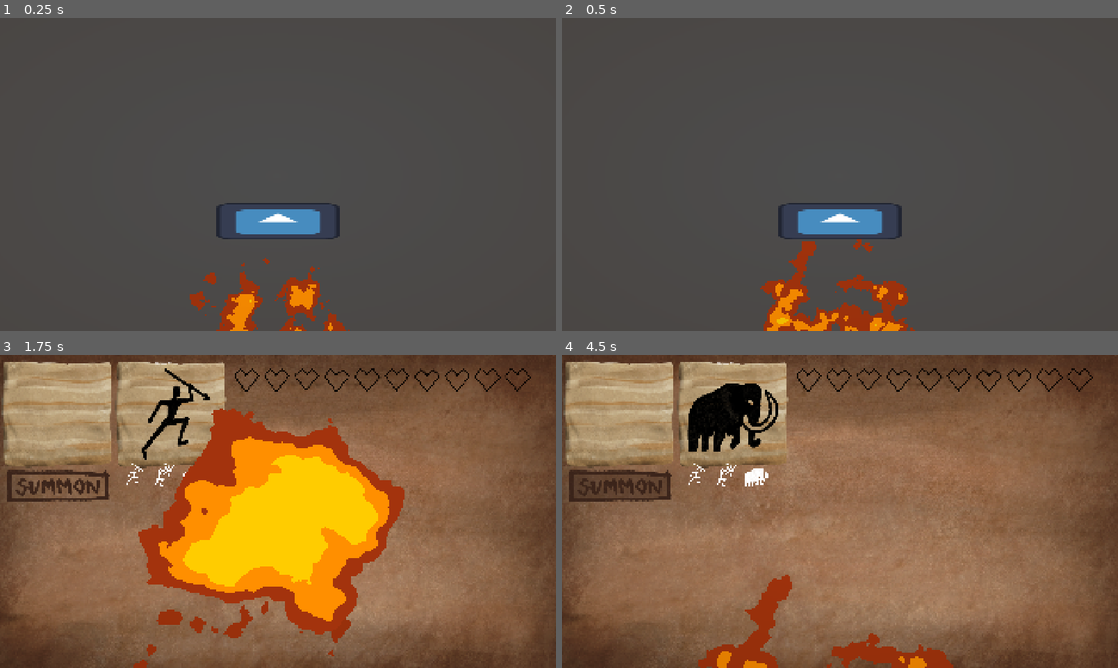
Above: before the commit, frames 1-4 (two rows, left to right).
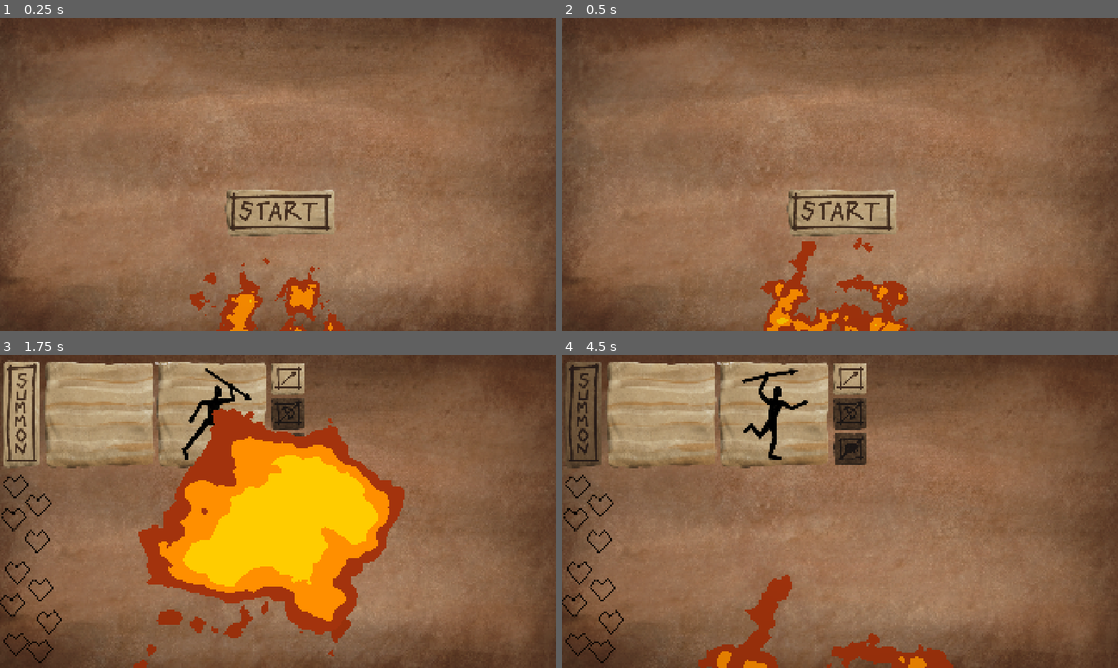
Above: after the commit, the same moments.

Repository: RNSF/ldjam-60
Game: Godot game, scene res://master_scene.tscn
The game is run twice, just before and just after one commit, with the same random seed, the same clock (stepped at 60 frames per second) and the same inputs. The engine's default icon, where the game draws it, is replaced by a stand-in: a white triangle on a blue panel in a dark square. Sound files missing from this copy of the repository are replaced by a short silence.
Inputs (mouse positions are in pixels of both pictures, inside the frame that each line leads up to; where the layout moved, square brackets give the same spot in the first picture):
- Up to frame 1 (0.25 s): no input
- Up to frame 2 (0.5 s): no input
- Up to frame 3 (1.75 s): click (278, 549) [278, 558] at 0.5 s; click (278, 549) [278, 558] at 1.25 s
- Up to frame 4 (4.5 s): click (851, 380) [695, 473] at 2 s; click (723, 473) at 2.77 s; click (756, 477) at 3.52 s; click (584, 414) [623, 489] at 4.25 s

The runs differ from the first frame. In frame 1, 97% of the frame differs, in the area x 0-100%, y 0-100%; in frame 2, 96%; in frame 3, 9.5%; in frame 4, 14%.

Commit message:
asdasdasd

Diff:
--- /dev/null
+++ b/scenes/archer_button.gd
@@ -0,0 +1,9 @@
+extends TextureButton
+
+func _ready() -> void:
+	Global.wave_started.connect(_on_wave_started)
+	_on_wave_started(0)
+
+
+func _on_wave_started(number: int) -> void:
+	disabled = number < 1
--- /dev/null
+++ b/scenes/beast_button.gd
@@ -0,0 +1,9 @@
+extends TextureButton
+
+func _ready() -> void:
+	Global.wave_started.connect(_on_wave_started)
+	_on_wave_started(0)
+
+
+func _on_wave_started(number: int) -> void:
+	disabled = number < 2
--- a/scenes/drawing_canvas.tscn
+++ b/scenes/drawing_canvas.tscn
@@ -13,6 +13,28 @@
 [ext_resource type="Texture2D" uid="uid://cyfvws8b6h423" path="res://sprites/spear3.png" id="9_xsh7j"]
 [ext_resource type="Texture2D" uid="uid://ctp3pivafgq3b" path="res://sprites/archer2.png" id="11_mq30f"]
 [ext_resource type="Texture2D" uid="uid://do7837mqd2gt" path="res://sprites/archer3.png" id="12_8wt2m"]
+[ext_resource type="Texture2D" uid="uid://conpdwi4nd1sg" path="res://sprites/spearbutton1.png" id="14_f1o5w"]
+[ext_resource type="AudioStream" uid="uid://c4jiduppsavut" path="res://audio/sounds/click_1.wav" id="14_y3o2s"]
+[ext_resource type="Texture2D" uid="uid://6ix5ai4jopuf" path="res://sprites/spearbutton3.png" id="15_idqbm"]
+[ext_resource type="AudioStream" uid="uid://cn53kpq0ikwbm" path="res://audio/sounds/click_2.wav" id="15_qmrph"]
+[ext_resource type="Texture2D" uid="uid://d1mvg8jo77sn" path="res://sprites/spearbutton2.png" id="16_5giyk"]
+[ext_resource type="AudioStream" uid="uid://daqwu2hs4da4" path="res://audio/sounds/click_3.wav" id="16_x7ply"]
+[ext_resource type="Texture2D" uid="uid://d3okiu8e66fw" path="res://sprites/archerbutton1.png" id="17_gjrak"]
+[ext_resource type="Texture2D" uid="uid://lxgny8ubsa7n" path="res://sprites/archerbutton3.png" id="18_y3o2s"]
+[ext_resource type="Texture2D" uid="uid://cj4ljc3ejjvol" path="res://sprites/archerbutton2.png" id="19_qmrph"]
+[ext_resource type="Texture2D" uid="uid://d0gs7ywn0ebcd" path="res://sprites/archerbutton4.png" id="20_x7ply"]
+[ext_resource type="Texture2D" uid="uid://cngurwkyqr8i4" path="res://sprites/beastbutton1.png" id="21_by072"]
+[ext_resource type="Texture2D" uid="uid://bkcuuigseiqjp" path="res://sprites/beastbutton3.png" id="22_xday3"]
+[ext_resource type="Texture2D" uid="uid://0xljtpnl1l6a" path="res://sprites/beastbutton2.png" id="23_t8vn1"]
+[ext_resource type="Texture2D" uid="uid://b3ek1ylf2tcwn" path="res://sprites/beastbutton4.png" id="24_idqbm"]
+[ext_resource type="Script" uid="uid://ckdtk5msiaq7d" path="res://scenes/archer_button.gd" id="24_x7ply"]
+[ext_resource type="Script" uid="uid://cmgu71bo1vfil" path="res://scenes/beast_button.gd" id="29_by072"]
+
+[sub_resource type="AudioStreamRandomizer" id="AudioStreamRandomizer_by072"]
+streams_count = 3
+stream_0/stream = ExtResource("14_y3o2s")
+stream_1/stream = ExtResource("15_qmrph")
+stream_2/stream = ExtResource("16_x7ply")
 
 [node name="DrawingCanvas" type="Control" unique_id=2004841736]
 layout_mode = 3
@@ -48,11 +70,11 @@
 
 [node name="FinishButton" parent="." unique_id=2147250083 node_paths=PackedStringArray("draw_canvas", "reference_canvas", "similarity_manager") instance=ExtResource("2_o4iku")]
 layout_mode = 0
-offset_left = 0.0
-offset_top = 287.0
-offset_right = 400.0
-offset_bottom = 687.0
-scale = Vector2(1.0203149, 0.8497116)
+offset_left = 7.0
+offset_top = 11.0
+offset_right = 123.0
+offset_bottom = 389.0
+scale = Vector2(1.2, 1)
 draw_canvas = NodePath("../AspectRatioContainer/TextureRect/DrawImageRect")
 reference_canvas = NodePath("../AspectRatioContainer2/TextureRect/ReferenceCanvas")
 similarity_manager = NodePath("../SimilarityManager")
@@ -85,12 +107,15 @@
 
 [node name="AspectRatioContainer" type="AspectRatioContainer" parent="." unique_id=1463232789]
 layout_mode = 0
-offset_right = 363.0
-offset_bottom = 360.0
+offset_left = 145.0
+offset_top = 2.0
+offset_right = 545.0
+offset_bottom = 402.0
 
 [node name="TextureRect" type="TextureRect" parent="AspectRatioContainer" unique_id=2071823091]
 layout_mode = 2
 texture = ExtResource("4_o4iku")
+metadata/_edit_lock_ = true
 
 [node name="DrawImageRect" type="TextureRect" parent="AspectRatioContainer/TextureRect" unique_id=283286722]
 custom_minimum_size = Vector2(320, 320)
@@ -103,13 +128,14 @@
 grow_vertical = 2
 script = ExtResource("3_k2tms")
 outline_color = Color(1, 0, 0, 0)
+metadata/_edit_lock_ = true
 
 [node name="AspectRatioContainer2" type="AspectRatioContainer" parent="." unique_id=1904624317]
 layout_mode = 0
-offset_left = 392.0
+offset_left = 534.0
 offset_top = 1.0
-offset_right = 755.0
-offset_bottom = 361.0
+offset_right = 934.0
+offset_bottom = 401.0
 
 [node name="TextureRect" type="TextureRect" parent="AspectRatioContainer2" unique_id=1609253482]
 layout_mode = 2
@@ -136,35 +162,42 @@
 })
 metadata/_edit_lock_ = true
 
+[node name="ClickSound" type="AudioStreamPlayer" parent="AspectRatioContainer2/TextureRect/ReferenceCanvas" unique_id=2048498786]
+stream = SubResource("AudioStreamRandomizer_by072")
+
 [node name="SpearButton" type="TextureButton" parent="AspectRatioContainer2/TextureRect" unique_id=1072045045]
 layout_mode = 0
-offset_left = 28.5
-offset_top = 368.0
-offset_right = 112.5
-offset_bottom = 452.0
-texture_normal = ExtResource("2_0m2ft")
-ignore_texture_size = true
-stretch_mode = 0
+offset_left = 403.0
+offset_top = 21.0
+offset_right = 522.0
+offset_bottom = 135.0
+texture_normal = ExtResource("14_f1o5w")
+texture_pressed = ExtResource("15_idqbm")
+texture_hover = ExtResource("16_5giyk")
 
 [node name="ArcherButton" type="TextureButton" parent="AspectRatioContainer2/TextureRect" unique_id=1470752096]
 layout_mode = 0
-offset_left = 133.5
-offset_top = 368.0
-offset_right = 217.5
-offset_bottom = 452.0
-texture_normal = ExtResource("8_exj6s")
-ignore_texture_size = true
-stretch_mode = 0
+offset_left = 404.0
+offset_top = 141.0
+offset_right = 523.0
+offset_bottom = 255.0
+texture_normal = ExtResource("17_gjrak")
+texture_pressed = ExtResource("18_y3o2s")
+texture_hover = ExtResource("19_qmrph")
+texture_disabled = ExtResource("20_x7ply")
+script = ExtResource("24_x7ply")
 
 [node name="BeastButton" type="TextureButton" parent="AspectRatioContainer2/TextureRect" unique_id=969553035]
 layout_mode = 0
-offset_left = 238.5
-offset_top = 373.0
-offset_right = 322.5
-offset_bottom = 457.0
-texture_normal = ExtResource("9_te3rd")
-ignore_texture_size = true
-stretch_mode = 0
+offset_left = 405.0
+offset_top = 263.0
+offset_right = 524.0
+offset_bottom = 377.0
+texture_normal = ExtResource("21_by072")
+texture_pressed = ExtResource("22_xday3")
+texture_hover = ExtResource("23_t8vn1")
+texture_disabled = ExtResource("24_idqbm")
+script = ExtResource("29_by072")
 
 [node name="OriginalLabel" type="Label" parent="." unique_id=931224465]
 layout_mode = 0
--- a/scenes/end_drawing.gd
+++ b/scenes/end_drawing.gd
@@ -9,7 +9,8 @@
 		texture_rect.modulate = Color.BLACK
 		texture_rect.texture = Global.texture_cache.pick_random()
 	else:
-		texture_rect.modulate = Color.RED
+		texture_rect.modulate = Color("#7A2F2A")
 		texture_rect.texture = default_texture_bank.pick_random()
 
+	texture_rect.modulate.a = 0.8
 	texture_rect.flip_h = randi_range(0, 1) == 0
--- a/scenes/end_scene.tscn
+++ b/scenes/end_scene.tscn
@@ -1,5 +1,6 @@
 [gd_scene format=3 uid="uid://de4ut1esre7mf"]
 
+[ext_resource type="Texture2D" uid="uid://b80i2e2kib0c1" path="res://sprites/background.png" id="1_i4wik"]
 [ext_resource type="PackedScene" uid="uid://g3aoxkfm0i5c" path="res://scenes/camera.tscn" id="2_85q8e"]
 [ext_resource type="Shader" uid="uid://32kfdk55cxtr" path="res://scenes/fire.gdshader" id="2_hyprt"]
 [ext_resource type="PackedScene" uid="uid://obijcnqp1qqm" path="res://scenes/end_drawing.tscn" id="2_ojf8p"]
@@ -10,7 +11,10 @@
 [ext_resource type="PackedScene" uid="uid://dho3ud1hng7md" path="res://scenes/restart_button.tscn" id="7_gxua3"]
 [ext_resource type="Script" uid="uid://c2lxtxfc1y4mn" path="res://scenes/win_loss_music.gd" id="9_notft"]
 [ext_resource type="AudioStream" uid="uid://qrsnooa8f713" path="res://audio/music/win_end.mp3" id="10_24b1x"]
+[ext_resource type="Texture2D" uid="uid://d317hsyfehom0" path="res://sprites/retry1.png" id="10_k4w31"]
 [ext_resource type="AudioStream" uid="uid://blj00rvrpommp" path="res://audio/music/loss_end.mp3" id="11_i4wik"]
+[ext_resource type="Texture2D" uid="uid://bq2cdp4xnkfc6" path="res://sprites/retry3.png" id="11_lgqhb"]
+[ext_resource type="Texture2D" uid="uid://ccxnuvmki6ea5" path="res://sprites/retry2.png" id="12_cl4u6"]
 
 [sub_resource type="Gradient" id="Gradient_iywne"]
 
@@ -43,8 +47,12 @@
 
 [node name="EndScene" type="Node2D" unique_id=180096615]
 
+[node name="Background" type="Sprite2D" parent="." unique_id=714079063]
+position = Vector2(-3, 8)
+texture = ExtResource("1_i4wik")
+
 [node name="Fire" parent="." unique_id=2114059335 instance=ExtResource("4_ojf8p")]
-material = SubResource("ShaderMaterial_notft")
+material = SubResource("ShaderMaterial_wfflf")
 position = Vector2(-26, 456.99997)
 scale = Vector2(6.157, 6)
 
@@ -99,6 +107,9 @@
 script = ExtResource("6_gxua3")
 
 [node name="RestartButton" parent="." unique_id=1677186494 instance=ExtResource("7_gxua3")]
+texture_normal = ExtResource("10_k4w31")
+texture_pressed = ExtResource("11_lgqhb")
+texture_hover = ExtResource("12_cl4u6")
 
 [node name="EndDrawing10" parent="." unique_id=891965089 instance=ExtResource("2_ojf8p")]
 position = Vector2(65, -280)
--- a/scenes/enemy_spawn_area.gd
+++ b/scenes/enemy_spawn_area.gd
@@ -103,7 +103,7 @@
 		unit.enemy_unit_tag = &"player"
 		unit.ally_unit_tag = &"enemy"
 		unit.target_x = -1920 / 2
-		unit.color = Color.RED
+		unit.color = Color("#7A2F2A")
 		unit.charge_radius = 300
 		unit.init_stats(0.7, 0.7)
 		unit.global_position = spawn_location
--- a/scenes/fire_transition.tscn
+++ b/scenes/fire_transition.tscn
@@ -3,7 +3,7 @@
 [ext_resource type="Shader" uid="uid://32kfdk55cxtr" path="res://scenes/fire.gdshader" id="1_rtisj"]
 [ext_resource type="Texture2D" uid="uid://cl0w2b1rbgid4" path="res://icon.svg" id="2_jo0g0"]
 [ext_resource type="Script" uid="uid://ongeai5o2cbl" path="res://scenes/fire_transition.gd" id="3_0enwo"]
-[ext_resource type="AudioStream" uid="uid://bodsxjiytndrf" path="res://audio/sounds/fire_transition.wav" id="3_jo0g0"]
+[ext_resource type="AudioStream" uid="uid://nq028eex1n5v" path="res://audio/sounds/fire_transition_better.wav" id="4_0enwo"]
 
 [sub_resource type="Gradient" id="Gradient_0enwo"]
 
@@ -105,7 +105,7 @@
 script = ExtResource("3_0enwo")
 
 [node name="AudioStreamPlayer" type="AudioStreamPlayer" parent="." unique_id=1479064130]
-stream = ExtResource("3_jo0g0")
+stream = ExtResource("4_0enwo")
 
 [node name="AnimationPlayer" type="AnimationPlayer" parent="." unique_id=1054193733]
 libraries/ = SubResource("AnimationLibrary_f55hw")
--- /dev/null
+++ b/scenes/flash_text.gd
@@ -0,0 +1,10 @@
+extends Control
+
+
+
+
+func show_text(new_text: String, color: Color) -> void:
+	$FlashText.text = new_text
+	modulate = color
+	$AnimationPlayer.play("Flash")
+	rotation = randf_range(-0.1, 0.1)
--- /dev/null
+++ b/scenes/flash_text.tscn
@@ -0,0 +1,71 @@
+[gd_scene format=3 uid="uid://22in8b3u3t7a"]
+
+[ext_resource type="FontFile" uid="uid://2ndkktutoqrg" path="res://fonts/cro-magnum-font/CroMagnum-eZzJO.ttf" id="1_or0y6"]
+[ext_resource type="Script" uid="uid://dl7brd55r1rw2" path="res://scenes/flash_text.gd" id="2_e1qw5"]
+
+[sub_resource type="LabelSettings" id="LabelSettings_6w0u0"]
+font = ExtResource("1_or0y6")
+font_size = 50
+
+[sub_resource type="Animation" id="Animation_e1qw5"]
+resource_name = "Flash"
+tracks/0/type = "value"
+tracks/0/imported = false
+tracks/0/enabled = true
+tracks/0/path = NodePath(".:scale")
+tracks/0/interp = 2
+tracks/0/loop_wrap = true
+tracks/0/keys = {
+"times": PackedFloat32Array(0, 0.2, 1),
+"transitions": PackedFloat32Array(1, 1, 1),
+"update": 0,
+"values": [Vector2(1e-05, 1e-05), Vector2(1, 1), Vector2(1e-05, 1e-05)]
+}
+
+[sub_resource type="Animation" id="Animation_hw28j"]
+length = 0.001
+tracks/0/type = "value"
+tracks/0/imported = false
+tracks/0/enabled = true
+tracks/0/path = NodePath(".:scale")
+tracks/0/interp = 1
+tracks/0/loop_wrap = true
+tracks/0/keys = {
+"times": PackedFloat32Array(0),
+"transitions": PackedFloat32Array(1),
+"update": 0,
+"values": [Vector2(1e-05, 1e-05)]
+}
+
+[sub_resource type="AnimationLibrary" id="AnimationLibrary_hw28j"]
+_data = {
+&"Flash": SubResource("Animation_e1qw5"),
+&"RESET": SubResource("Animation_hw28j")
+}
+
+[node name="Control" type="Control" unique_id=1366506824]
+layout_mode = 3
+anchors_preset = 0
+script = ExtResource("2_e1qw5")
+
+[node name="FlashText" type="Label" parent="." unique_id=1731862161]
+layout_mode = 1
+anchors_preset = 8
+anchor_left = 0.5
+anchor_top = 0.5
+anchor_right = 0.5
+anchor_bottom = 0.5
+offset_left = -88.0
+offset_top = -30.5
+offset_right = 88.0
+offset_bottom = 30.5
+grow_horizontal = 2
+grow_vertical = 2
+scale = Vector2(1e-05, 1e-05)
+pivot_offset_ratio = Vector2(0.5, 0.5)
+text = "Great"
+label_settings = SubResource("LabelSettings_6w0u0")
+
+[node name="AnimationPlayer" type="AnimationPlayer" parent="." unique_id=1274234653]
+root_node = NodePath("../FlashText")
+libraries/ = SubResource("AnimationLibrary_hw28j")
--- a/scenes/game.tscn
+++ b/scenes/game.tscn
@@ -75,10 +75,68 @@
 script = ExtResource("7_kvpfn")
 
 [node name="HealthBar" parent="." unique_id=1821499788 instance=ExtResource("6_u5sy4")]
-offset_left = -155.0
-offset_top = -506.0
-offset_right = 904.0
-offset_bottom = -310.0
+offset_left = -953.0
+offset_top = -135.0
+offset_right = -694.0
+offset_bottom = 549.0
+
+[node name="Heart" parent="HealthBar" index="0" unique_id=1215954451]
+offset_left = 84.0
+offset_top = 567.0
+offset_right = 184.0
+offset_bottom = 667.0
+
+[node name="Heart2" parent="HealthBar" index="1" unique_id=1287488170]
+offset_left = 79.0
+offset_top = 64.0
+offset_right = 179.0
+offset_bottom = 164.0
+
+[node name="Heart3" parent="HealthBar" index="2" unique_id=306501250]
+offset_left = -7.0
+offset_top = 111.0
+offset_right = 93.0
+offset_bottom = 211.0
+
+[node name="Heart4" parent="HealthBar" index="3" unique_id=105123800]
+offset_left = 75.0
+offset_top = 188.0
+offset_right = 175.0
+offset_bottom = 288.0
+
+[node name="Heart5" parent="HealthBar" index="4" unique_id=1936825642]
+offset_left = 6.0
+offset_top = 295.0
+offset_right = 106.0
+offset_bottom = 395.0
+
+[node name="Heart6" parent="HealthBar" index="5" unique_id=1200371188]
+offset_left = 86.0
+offset_top = 355.0
+offset_right = 186.0
+offset_bottom = 455.0
+
+[node name="Heart7" parent="HealthBar" index="6" unique_id=1804783796]
+offset_left = -12.0
+offset_top = 409.0
+offset_right = 88.0
+offset_bottom = 509.0
+
+[node name="Heart8" parent="HealthBar" index="7" unique_id=1576284278]
+offset_left = 116.0
+offset_top = 466.0
+offset_right = 216.0
+offset_bottom = 566.0
+
+[node name="Heart9" parent="HealthBar" index="8" unique_id=1638196029]
+offset_left = 2.0
+offset_top = 543.0
+offset_right = 102.0
+offset_bottom = 643.0
+
+[node name="Heart10" parent="HealthBar" index="9" unique_id=931586193]
+offset_right = 100.0
+offset_bottom = 100.0
 
 [node name="Vignette" parent="." unique_id=299465870 instance=ExtResource("6_p57ef")]
 offset_left = -1101.0
@@ -116,4 +174,5 @@
 music_2 = ExtResource("14_ca42v")
 music_3 = ExtResource("15_rysoc")
 
+[editable path="HealthBar"]
 [editable path="DrawingCanvas"]
--- a/scenes/healthbar.gd
+++ b/scenes/healthbar.gd
@@ -1,5 +1,5 @@
 class_name HealthBar
-extends HBoxContainer
+extends Control
 
 
 @export var heart_scene : PackedScene
@@ -7,14 +7,14 @@
 var max_health : int = 10 :
 	set(new_value):
 		max_health = new_value
-		for child in get_children():
-			remove_child(child)
-			child.queue_free()
-
-		for i in range(max_health):
-			var heart : Heart = heart_scene.instantiate()
-			add_child(heart)
-			heart.variation = randi_range(0, 2)
+		#for child in get_children():
+			#remove_child(child)
+			#child.queue_free()
+		#
+		#for i in range(max_health):
+			#var heart : Heart = heart_scene.instantiate()
+			#add_child(heart)
+			#heart.variation = randi_range(0, 2)
 		health = min(max_health, health)
 
 var health : int = 10 :
--- a/scenes/healthbar.tscn
+++ b/scenes/healthbar.tscn
@@ -3,12 +3,40 @@
 [ext_resource type="Script" uid="uid://cm1e303b8kvuh" path="res://scenes/healthbar.gd" id="1_8wl12"]
 [ext_resource type="PackedScene" uid="uid://7b0xpy6285lg" path="res://scenes/heart.tscn" id="2_vjxg4"]
 
-[node name="HealthBar" type="HBoxContainer" unique_id=1821499788]
+[node name="HealthBar" type="Control" unique_id=1362870951]
+layout_mode = 3
+anchors_preset = 0
 offset_right = 1093.0
 offset_bottom = 200.0
 script = ExtResource("1_8wl12")
 heart_scene = ExtResource("2_vjxg4")
 
 [node name="Heart" parent="." unique_id=1215954451 instance=ExtResource("2_vjxg4")]
-layout_mode = 2
-expand_mode = 0
+layout_mode = 0
+
+[node name="Heart2" parent="." unique_id=1287488170 instance=ExtResource("2_vjxg4")]
+layout_mode = 0
+
+[node name="Heart3" parent="." unique_id=306501250 instance=ExtResource("2_vjxg4")]
+layout_mode = 0
+
+[node name="Heart4" parent="." unique_id=105123800 instance=ExtResource("2_vjxg4")]
+layout_mode = 0
+
+[node name="Heart5" parent="." unique_id=1936825642 instance=ExtResource("2_vjxg4")]
+layout_mode = 0
+
+[node name="Heart6" parent="." unique_id=1200371188 instance=ExtResource("2_vjxg4")]
+layout_mode = 0
+
+[node name="Heart7" parent="." unique_id=1804783796 instance=ExtResource("2_vjxg4")]
+layout_mode = 0
+
+[node name="Heart8" parent="." unique_id=1576284278 instance=ExtResource("2_vjxg4")]
+layout_mode = 0
+
+[node name="Heart9" parent="." unique_id=1638196029 instance=ExtResource("2_vjxg4")]
+layout_mode = 0
+
+[node name="Heart10" parent="." unique_id=931586193 instance=ExtResource("2_vjxg4")]
+layout_mode = 0
--- a/scenes/hit_text.tscn
+++ b/scenes/hit_text.tscn
@@ -12,7 +12,7 @@
 height = 300.0
 
 [node name="TextShadow" type="Label" parent="." unique_id=1330038421]
-modulate = Color(0, 0, 0, 1)
+modulate = Color(0, 0, 0, 0.3137255)
 anchors_preset = 8
 anchor_left = 0.5
 anchor_top = 0.5
--- a/scenes/reference_canvas.gd
+++ b/scenes/reference_canvas.gd
@@ -33,9 +33,12 @@
 
 func _on_spear_button_pressed() -> void:
 	unit_type = Unit.Type.Spear
+	$ClickSound.play()
 
 func _on_archer_button_pressed() -> void:
 	unit_type = Unit.Type.Archer
+	$ClickSound.play()
 
 func _on_beast_button_pressed() -> void:
 	unit_type = Unit.Type.Beast
+	$ClickSound.play()
--- a/scenes/start_scene.tscn
+++ b/scenes/start_scene.tscn
@@ -1,11 +1,15 @@
 [gd_scene format=3 uid="uid://v1etrrcq8u4i"]
 
 [ext_resource type="PackedScene" uid="uid://badrqiqu75441" path="res://scenes/fire.tscn" id="1_2l3yw"]
+[ext_resource type="Texture2D" uid="uid://b80i2e2kib0c1" path="res://sprites/background.png" id="1_2525w"]
 [ext_resource type="Shader" uid="uid://32kfdk55cxtr" path="res://scenes/fire.gdshader" id="2_0kdh5"]
 [ext_resource type="PackedScene" uid="uid://g3aoxkfm0i5c" path="res://scenes/camera.tscn" id="3_6vkx6"]
 [ext_resource type="PackedScene" uid="uid://bgyby7cg71nic" path="res://scenes/vignette.tscn" id="4_u6lbi"]
 [ext_resource type="AudioStream" uid="uid://hg8jlbtoj23q" path="res://audio/music/menu_loop.mp3" id="6_sg87u"]
 [ext_resource type="PackedScene" uid="uid://dho3ud1hng7md" path="res://scenes/restart_button.tscn" id="7_2ddlt"]
+[ext_resource type="Texture2D" uid="uid://kap08oow773n" path="res://sprites/start1.png" id="7_u6lbi"]
+[ext_resource type="Texture2D" uid="uid://cychwkxp4hiyl" path="res://sprites/start3.png" id="8_3dgwj"]
+[ext_resource type="Texture2D" uid="uid://cgokxlhiupsmv" path="res://sprites/start2.png" id="9_o01gw"]
 
 [sub_resource type="Gradient" id="Gradient_iywne"]
 
@@ -33,8 +37,12 @@
 
 [node name="StartScene" type="Node2D" unique_id=180096615]
 
+[node name="Background" type="Sprite2D" parent="." unique_id=128737236]
+position = Vector2(-3, 8)
+texture = ExtResource("1_2525w")
+
 [node name="Fire" parent="." unique_id=2114059335 instance=ExtResource("1_2l3yw")]
-material = SubResource("ShaderMaterial_2l3yw")
+material = SubResource("ShaderMaterial_6vkx6")
 position = Vector2(-26, 456.99997)
 scale = Vector2(6.157, 6)
 
@@ -48,6 +56,15 @@
 metadata/_edit_lock_ = true
 
 [node name="RestartButton" parent="." unique_id=1677186494 instance=ExtResource("7_2ddlt")]
+offset_left = -187.0
+offset_top = 48.0
+offset_right = 206.0
+offset_bottom = 216.0
+texture_normal = ExtResource("7_u6lbi")
+texture_pressed = ExtResource("8_3dgwj")
+texture_hover = ExtResource("9_o01gw")
+ignore_texture_size = false
+stretch_mode = 2
 
 [node name="AudioStreamPlayer" type="AudioStreamPlayer" parent="." unique_id=1729058886]
 stream = ExtResource("6_sg87u")
--- a/scenes/unit.gd
+++ b/scenes/unit.gd
@@ -68,6 +68,7 @@
 	set(new_value):
 		hit_flash_percent = new_value
 		modulate = color.lerp(Color.WHITE, hit_flash_percent)
+		modulate.a = 0.8
 
 
 var move_state: MoveState = MoveState.WALK :
Not shown, added: audio/sounds/fire_loop.wav.import
Not shown, added: audio/sounds/fire_transition_better.wav.import
Not shown, added: audio/sounds/text_slam.wav.import
Not shown, added: scenes/archer_button.gd.uid
Not shown, added: scenes/beast_button.gd.uid
Not shown: 1 places in scenes/end_scene.tscn that only renumber resources
Not shown, added: scenes/flash_text.gd.uid
Not shown: 1 places in scenes/start_scene.tscn that only renumber resources
Binary file added: sprites/archerbutton1.png
Not shown, added: sprites/archerbutton1.png.import
Binary file added: sprites/archerbutton2.png
Not shown, added: sprites/archerbutton2.png.import
(and 33 more such lines)
